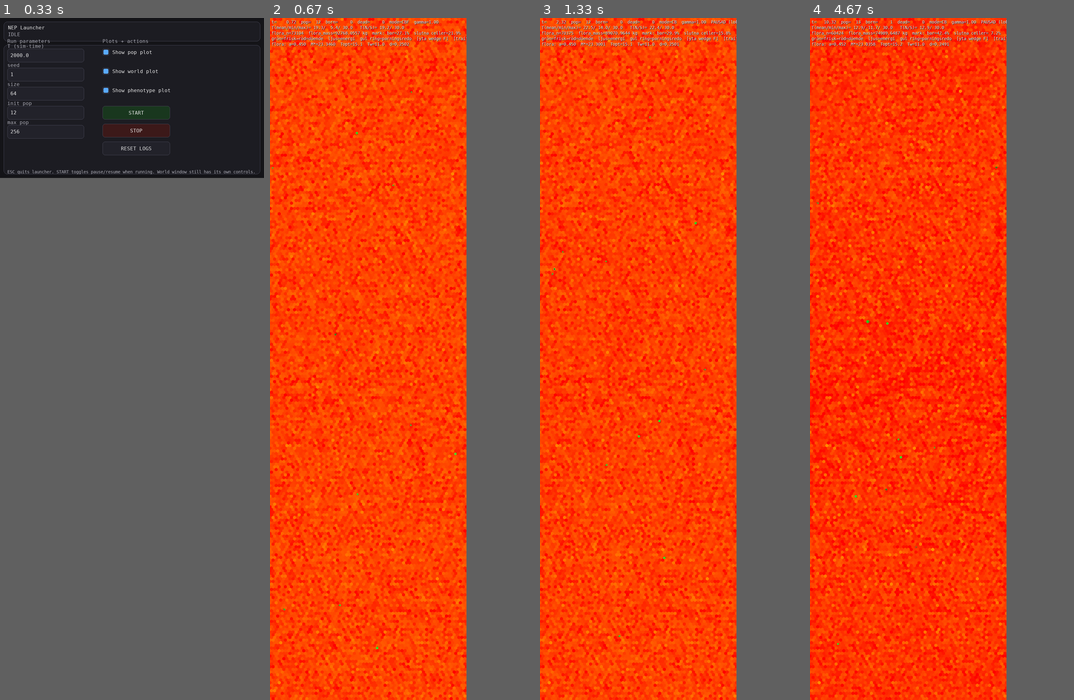
Above: before the commit, frames 1-4 (left to right).
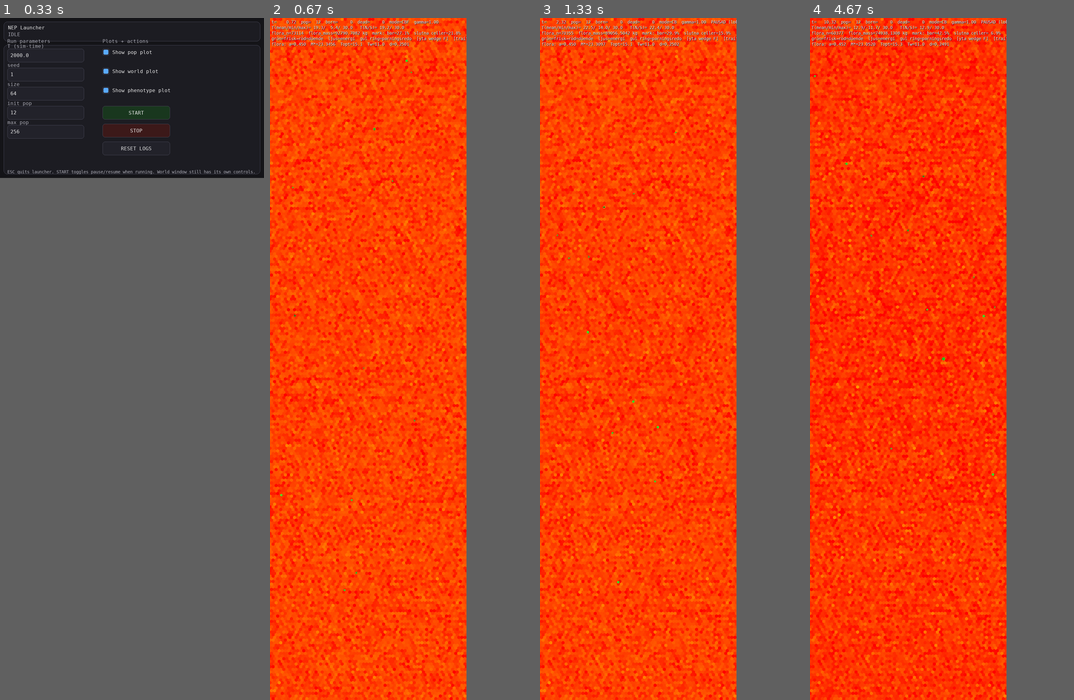
Above: after the commit, the same moments.

Repository: JoakimStorck/nep-process
Game: pygame game, started from nep_gui_launcher.py
Same seed, same stepped clock (60 frames per second), same inputs: the game is played once before the commit and once after it.
Inputs:
- Up to frame 1 (0.33 s): no input
- Up to frame 2 (0.67 s): click "START" at 0.38 s
- Up to frame 3 (1.33 s): tap Space at 0.67 s; tap 1 at 1 s
- Up to frame 4 (4.67 s): no input

Frame 1 is identical in both runs. In frame 2, 1.0% of the frame differs, in the area x 0-75%, y 1-99%; in frame 3, 3.8%; in frame 4, 15%, in the area x 0-75%, y 0-100%.

Commit message:
Födosöket blir graderat
Dödzonen tas bort. fd var clamp(hunger − 0,4; 0; 0,6) · sig, alltså noll tills
reserven var fyrtio procent tömd — ett djur som såg en äng med halv reserv gick
förbi den. Uppmätt passerar aptiten sin egen grind i 4,68 % av kroppsstegen, så
det avsiktliga födosöket var i praktiken avstängt, och när flyttalsdammet togs
bort i 0151 halverades impulsen att söka mat.

Nu: styrka_foda(hunger, sig) = hunger · sig, graderad hela vägen. Amplituden
vid full aptit är oförändrad — vikten går från 0,60 mot en styrka i 0–0,6 till
0,36 mot en styrka i 0–1, och thrust från 0,3 till 0,18 på samma sätt. Det som
ändras är att intervallet däremellan inte längre är noll.

Ett lågt anspråk i trappan ska ha den formen: vanligt, svagt, alltid riktat mot
maten, och förlorande mot flocken när djuret är mätt. Samma fel som svälten
hade en nivå upp — en tröskel där det borde vara en gradient.

sig ligger kvar i amplituden. Att flytta den till bäringen är beslut C och hör
till arbitreringen, där bäringen finns. styrka_foda_normerad avvecklas i samma
patch som den ersätter, så det aldrig finns två levande definitioner.

Och en TODO: hunger() tar max av reservunderskott och massunderskott, och
massatermen importerar florabristen rakt in i födosökets styrka — hela
populationen ligger på 69 % av expected_mass därför att floran inte levererar.
Rätt fix är troligen att mäta reserven mot förväntad kapacitet i stället, så
massatermen kan tas bort. Efter fröbanken, inte före.

Diff:
--- a/agent.py
+++ b/agent.py
@@ -2826,7 +2826,12 @@
     ) -> tuple[float, float, float]:
         hunger_now = float(self.body.hunger())
 
-        if flee_state <= 0.0 and hunger_now > 0.4:
+        # Ingen aptitgrind. Dödzonen på 0,4 gjorde födosöket till en reflex
+        # som slog på först när reserven var fyrtio procent tömd; nu är
+        # anspråket graderat hela vägen och svagt när djuret är mätt.
+        # `sig > 0,05` nedan står kvar — den handlar om ifall mat syns, inte
+        # om ifall djuret vill ha den.
+        if flee_state <= 0.0:
             sensors = getattr(self, "sensors", None)
             if sensors is not None:
                 accB = getattr(sensors, "_acc_dir_B", None)
@@ -2843,8 +2848,8 @@
                         bias_food = clamp(err_food / math.pi, -1.0, 1.0)
                         fd = styrning.styrka_foda(hunger_now, sig)
 
-                        turn = clamp(turn + 0.60 * fd * bias_food, -1.0, 1.0)
-                        thrust = clamp(thrust + 0.3 * fd, 0.0, 1.0)
+                        turn = clamp(turn + 0.36 * fd * bias_food, -1.0, 1.0)
+                        thrust = clamp(thrust + 0.18 * fd, 0.0, 1.0)
 
         _diet_local = float(getattr(self.pheno, "diet", 0.5))
         _herb_local = (1.0 - _diet_local) ** 0.7
--- a/run_headless.py
+++ b/run_headless.py
@@ -415,10 +415,10 @@
         _aB = getattr(_sens, "_acc_dir_B", None) if _sens is not None else None
         _aC = getattr(_sens, "_acc_dir_C", None) if _sens is not None else None
         _h = float(self.body.hunger())
-        if _aB is not None and _aC is not None and len(_aB) > 0 and _h > 0.4:
+        if _aB is not None and _aC is not None and len(_aB) > 0:
             _sig, _ = _st.foda_signal(_aB, _aC, float(getattr(self.pheno, "diet", 0.5)))
             if _sig > 0.05:
-                _ra("föda", _st.styrka_foda_normerad(_h, _sig))
+                _ra("föda", _st.styrka_foda(_h, _sig))
 
         out = orig_food(self, *ar, **kw)
         rec = st.pop(int(getattr(self, "id", 0)), None)
--- a/styrning.py
+++ b/styrning.py
@@ -100,7 +100,7 @@
 W_SEPARATION = 0.70
 W_KOHESION = 0.40
 W_ALIGNMENT = 0.20
-W_FODA = 0.60          # mot en styrka i 0–0,6; blir 0,36 mot en normerad
+W_FODA = 0.36          # mot en styrka i 0–1 sedan dödzonen togs bort
 W_KYLA = 0.70
 
 
@@ -322,38 +322,33 @@
         return 0.0
     return _clamp((Tb_min - Tb) / span, 0.0, 1.0)
 
-def styrka_foda(hunger: float, sig: float, h_min: float = 0.4) -> float:
-    """
-    Hungern gånger födosignalens styrka, **0–0,6**.
-
-    Uttrycket är oförändrat: `clamp(hunger − 0,4; 0; 0,6) · sig`.
-
-    **Taket 0,6 är avgjort.** Det är inte en avkortning utan en skalning:
-    `hunger` går 0–1, så `hunger − 0,4` når som mest exakt 0,6 och klampen
-    binder aldrig uppåt. Den är alltså en gammal skalning som hör hemma i
-    vikten, och `styrka_foda_normerad()` är samma storhet på 0–1.
-
-    Golvet 0,4 är däremot verkligt och avsiktligt: under det svarar djuret inte
-    på föda alls. Det är en dödzon, inte en normering, och ska överleva som
-    styrkans nollpunkt.
-
-    `sig` är födosignalen ur sektoraggregatet, redan 0–1.
-    """
-    return _clamp(hunger - h_min, 0.0, 0.6) * sig
-
-
-def styrka_foda_normerad(hunger: float, sig: float, h_min: float = 0.4) -> float:
-    """
-    Samma styrka på 0–1, mot vikten 0,36 i stället för 0,60.
-
-    **Noll anropare tills steg 3**, av skälet i modulens docstring. Att lämna
-    en skalningsfunktion utan anropare är precis det mönster som gav
-    `phenotype.py` sju döda accessorer och `population.py` en parallell
-    implementation med hårdkodade index. Risken hanteras på ett sätt: när
-    steg 3 tar den i bruk ska `styrka_foda()` tas bort i samma patch, så att
-    det aldrig finns två levande definitioner av samma styrka.
-    """
-    return _clamp((hunger - h_min) / 0.6, 0.0, 1.0) * sig
+def styrka_foda(hunger: float, sig: float) -> float:
+    """
+    Födosökets styrka, 0–1: aptiten gånger födosignalens styrka.
+
+    **Dödzonen är borta.** Uttrycket var `clamp(hunger − 0,4; 0; 0,6) · sig`,
+    alltså noll tills reserven var fyrtio procent tömd. Ett djur som såg en
+    äng med halv reserv gick förbi den.
+
+    Uppmätt passerar aptiten sin egen grind i 4,68 procent av kroppsstegen.
+    Det avsiktliga födosöket var i praktiken avstängt — och när flyttalsdammet
+    som gav full aptit i fyra procent av stegen togs bort i 0151 halverades
+    impulsen att söka mat. Djuren i p151 var lättare genom hela
+    grundarkraschen, 0,911 mot 0,081 kg vid tick 18000, och beståndet dog ut.
+
+    Ett lågt anspråk i trappan ska ha den här formen: vanligt, svagt, alltid
+    riktat mot maten, och förlorande mot flocken när djuret är mätt. Inte en
+    reflex som slår på fullt när djuret redan ligger efter. Samma fel som i
+    svälten, en nivå ner — en tröskel där det borde vara en gradient.
+
+    Amplituden vid full aptit är oförändrad: vikten går från 0,60 mot en
+    styrka i 0–0,6 till 0,36 mot en styrka i 0–1. Det som ändras är att
+    intervallet däremellan inte längre är noll.
+
+    `sig` ligger kvar i amplituden i det här steget. Att flytta den till
+    bäringen är beslut C och hör till arbitreringen, där bäringen finns.
+    """
+    return _clamp(hunger, 0.0, 1.0) * sig
 
 
 # --- Nivå 3: termisk stress -----------------------------------------------
Not shown, changed: TODO.md
